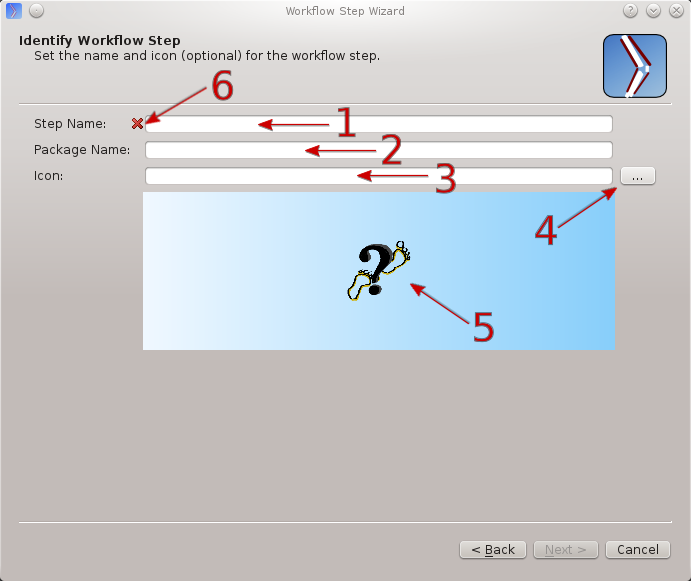
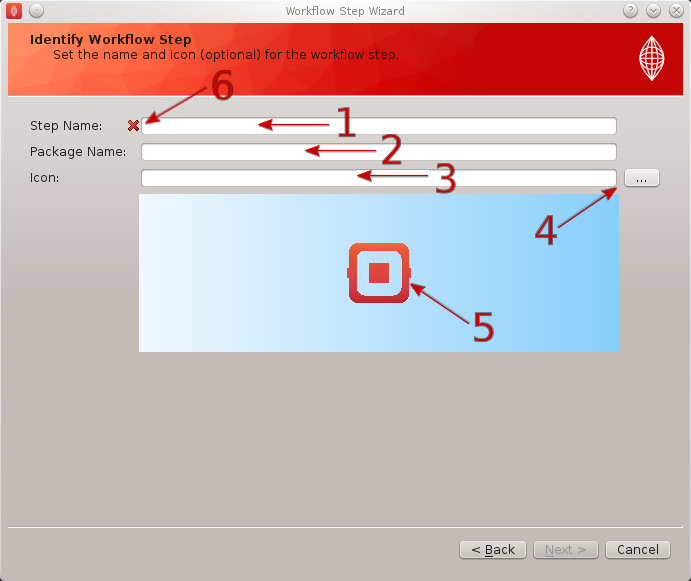
The second 691 x 581 image is a revision of the first. Changes to its layers:
added layer "Clipboard #13" above "Clipboard #11" over [0, 0, 691, 581]
